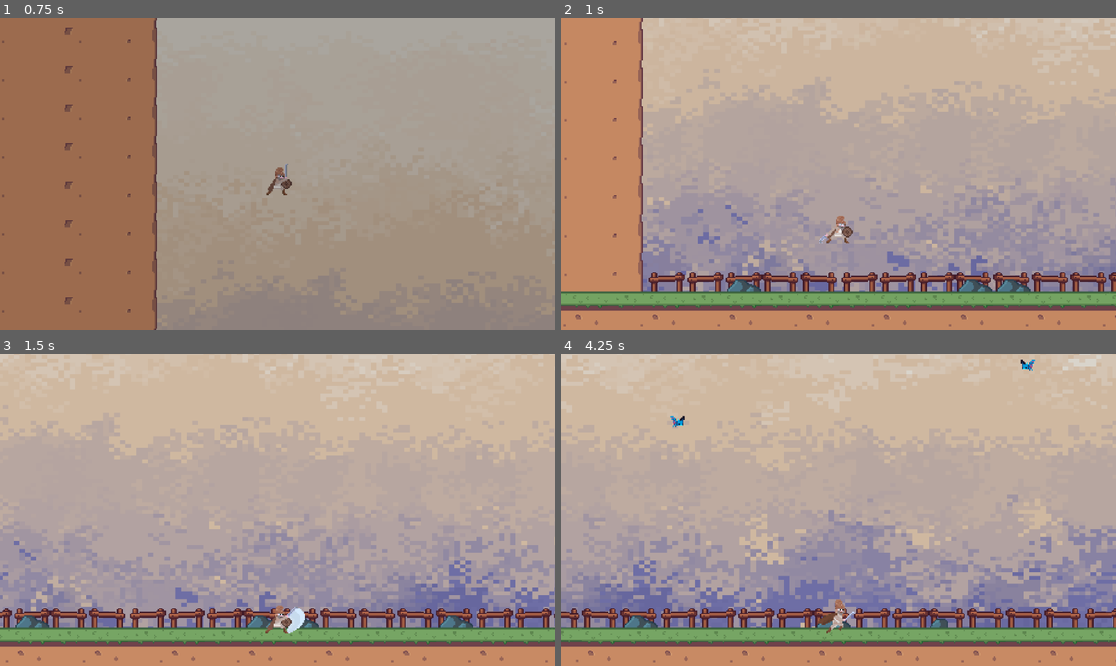
Above: before the commit, frames 1-4 (two rows, left to right).
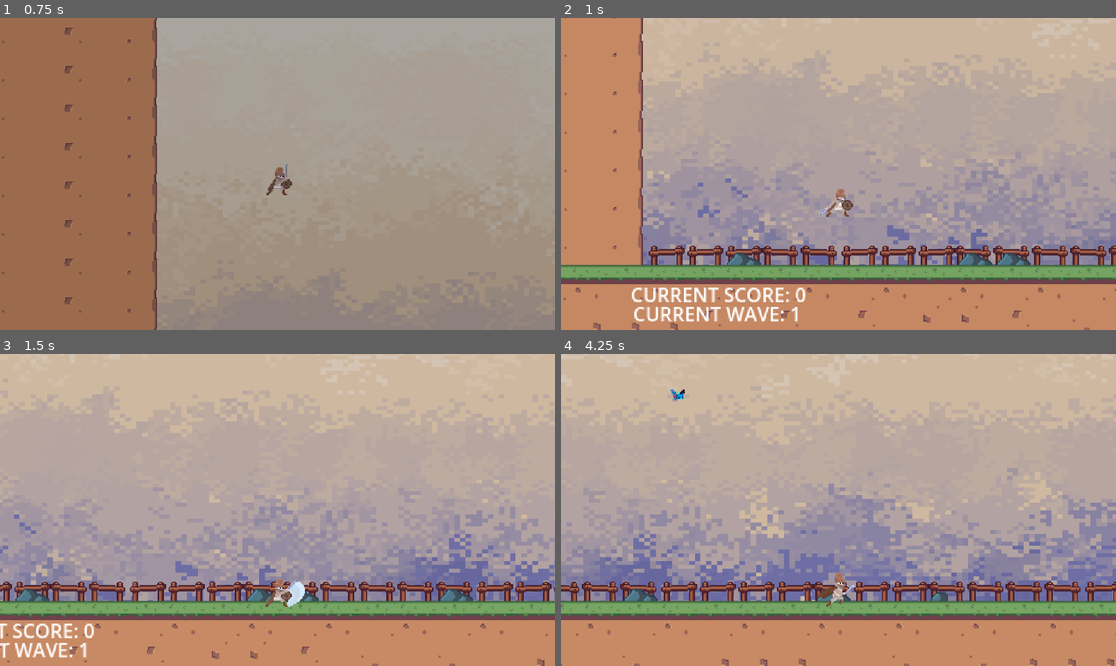
Above: after the commit, the same moments.

Repository: undeadskeleton/devworm_project
Game: Godot game, scene res://scene/stage_lvl.tscn
Same seed, same stepped clock (60 frames per second), same inputs: the game is played once before the commit and once after it.
Inputs (mouse positions are in pixels of both pictures, inside the frame that each line leads up to):
- Up to frame 1 (0.75 s): move the mouse to (399, 158) at 0.52 s; hold D (right) from 0.53 s (still down); click (399, 158) at 0.6 s
- Up to frame 2 (1 s): keep holding D (right); tap Space (jump) at 0.77 s
- Up to frame 3 (1.5 s): keep holding D (right); move the mouse to (166, 525) at 1.27 s; right-click (166, 525) at 1.35 s
- Up to frame 4 (4.25 s): tap Space (jump) at 1.52, 3.02, 3.77 s; move the mouse to (894, 441) at 2.02 s; release D (right) at 2.03 s; hold A (left) 2.03-2.78 s; click (894, 441) at 2.1 s; move the mouse to (810, 572) at 2.77 s; hold D (right) from 2.78 s (still down); right-click (810, 572) at 2.85 s; move the mouse to (1005, 556) at 3.52 s; click (1005, 556) at 3.6 s

Frame 1 is identical in both runs. In frame 2, 24% of the frame differs, in the area x 0-100%, y 0-100%; in frame 3, 26%; in frame 4, 31%.

Commit message:
added a scoring system
added a scoring system to track high,previous,current and current wave and display it in lobby and stage scene
using richtextlable

Diff:
--- a/project.godot
+++ b/project.godot
@@ -12,7 +12,7 @@
 
 config/name="devworm project"
 run/main_scene="res://scene/stage_lvl.tscn"
-config/features=PackedStringArray("4.2", "GL Compatibility")
+config/features=PackedStringArray("4.3", "GL Compatibility")
 config/icon="res://icon.svg"
 
 [autoload]
@@ -23,19 +23,19 @@
 
 left={
 "deadzone": 0.5,
-"events": [Object(InputEventKey,"resource_local_to_scene":fa …(171 unchanged characters)… keycode":65,"key_label":0,"unicode":97,"echo":false,"script":null)
-, Object(InputEventKey,"resource_local_to_scene":false,"reso …(166 unchanged characters)… ode":4194319,"key_label":0,"unicode":0,"echo":false,"script":null)
+"events": [Object(InputEventKey,"resource_local_to_scene":fa …(171 unchanged characters)… keycode":65,"key_label":0,"unicode":97,"location":0,"echo":false,"script":null)
+, Object(InputEventKey,"resource_local_to_scene":false,"reso …(166 unchanged characters)… ode":4194319,"key_label":0,"unicode":0,"location":0,"echo":false,"script":null)
 ]
 }
 right={
 "deadzone": 0.5,
-"events": [Object(InputEventKey,"resource_local_to_scene":fa …(172 unchanged characters)… eycode":68,"key_label":0,"unicode":100,"echo":false,"script":null)
-, Object(InputEventKey,"resource_local_to_scene":false,"reso …(166 unchanged characters)… ode":4194321,"key_label":0,"unicode":0,"echo":false,"script":null)
+"events": [Object(InputEventKey,"resource_local_to_scene":fa …(172 unchanged characters)… eycode":68,"key_label":0,"unicode":100,"location":0,"echo":false,"script":null)
+, Object(InputEventKey,"resource_local_to_scene":false,"reso …(166 unchanged characters)… ode":4194321,"key_label":0,"unicode":0,"location":0,"echo":false,"script":null)
 ]
 }
 jump={
 "deadzone": 0.5,
-"events": [Object(InputEventKey,"resource_local_to_scene":fa …(171 unchanged characters)… keycode":32,"key_label":0,"unicode":32,"echo":false,"script":null)
+"events": [Object(InputEventKey,"resource_local_to_scene":fa …(171 unchanged characters)… keycode":32,"key_label":0,"unicode":32,"location":0,"echo":false,"script":null)
 ]
 }
 right_mouse={
--- /dev/null
+++ b/scene/current_score.gd
@@ -0,0 +1,7 @@
+extends RichTextLabel
+
+var defult_text = "CURRENT SCORE: "
+
+func _process(delta: float) -> void:
+	var display_text = str(defult_text,str(GlobalScript.current_score))
+	self.text = display_text
--- /dev/null
+++ b/scene/current_wave.gd
@@ -0,0 +1,6 @@
+extends RichTextLabel
+var defult_text = "CURRENT WAVE: "
+
+func _process(delta: float) -> void:
+	var display_text = str(defult_text,str(GlobalScript.current_wave))
+	self.text = display_text
--- /dev/null
+++ b/scene/highscore.gd
@@ -0,0 +1,7 @@
+extends RichTextLabel
+
+var defult_text = "HIGH SCORE: "
+
+func _process(delta: float) -> void:
+	var display_text = str(defult_text,str(GlobalScript.high_score))
+	self.text = display_text
--- a/scene/lobby_lvl.tscn
+++ b/scene/lobby_lvl.tscn
@@ -8,6 +8,8 @@
 [ext_resource type="Texture2D" uid="uid://dwnxil6eedh7d" path="res://assets/Tree1.png" id="4_v8jl8"]
 [ext_resource type="PackedScene" uid="uid://wovkjidshlch" path="res://scene/player.tscn" id="6_1cmht"]
 [ext_resource type="PackedScene" uid="uid://dfurcfg10wi2b" path="res://scene/scene_transition_animation.tscn" id="8_oqape"]
+[ext_resource type="Script" path="res://scene/previousscore.gd" id="9_37omf"]
+[ext_resource type="Script" path="res://scene/highscore.gd" id="10_fis77"]
 
 [sub_resource type="TileSetAtlasSource" id="TileSetAtlasSource_w641i"]
 texture = ExtResource("1_ngla7")
@@ -81,6 +83,7 @@
 tile_set = SubResource("TileSet_ueq4k")
 format = 2
 layer_0/tile_data = PackedInt32Array(65545, 65536, 4, 65546, 131072, 4, 65547, 196608, 4, 131086, 65536, 1342177284, 19 …(550 unchanged characters)…
+layer_1/name = "Layer1"
 layer_1/tile_data = PackedInt32Array(196622, 65536, 0, 196623, 131072, 0, 196624, 196608, 0, 262161, 131072, 0, 262162, …(377 unchanged characters)…
 
 [node name="GroundTileMap" type="TileMap" parent="StaticBody2D"]
@@ -116,4 +119,22 @@
 
 [node name="scene_Transition_Animation" parent="." instance=ExtResource("8_oqape")]
 
+[node name="lobbyscoresystem" type="StaticBody2D" parent="."]
+
+[node name="previousscore" type="RichTextLabel" parent="lobbyscoresystem"]
+offset_left = 226.0
+offset_top = 12.0
+offset_right = 424.0
+offset_bottom = 47.0
+text = "PREVIOUS SCORE : 9999"
+script = ExtResource("9_37omf")
+
+[node name="highscore" type="RichTextLabel" parent="lobbyscoresystem"]
+offset_left = 262.0
+offset_top = -9.0
+offset_right = 414.0
+offset_bottom = 19.0
+text = "HIGH SCORE : 9999"
+script = ExtResource("10_fis77")
+
 [connection signal="body_entered" from="startGameDetection" to="." method="_on_start_game_detection_body_entered"]
--- a/scene/player.tscn
+++ b/scene/player.tscn
@@ -470,7 +470,7 @@
 limit_left = 30
 limit_top = -7
 limit_right = 1495
-limit_bottom = 576
+limit_bottom = 598
 
 [node name="playerDamageZone" type="Area2D" parent="."]
 
--- /dev/null
+++ b/scene/previousscore.gd
@@ -0,0 +1,8 @@
+extends RichTextLabel
+
+
+var defult_text = "PREVIOUS SCORE: "
+
+func _process(delta: float) -> void:
+	var display_text = str(defult_text,str(GlobalScript.previous_score))
+	self.text = display_text
--- a/scene/stage_lvl.tscn
+++ b/scene/stage_lvl.tscn
@@ -7,6 +7,8 @@
 [ext_resource type="PackedScene" uid="uid://df8hvsaxq6eqn" path="res://scene/bat_enemy.tscn" id="5_86mxp"]
 [ext_resource type="PackedScene" uid="uid://c2h1kgseqk6u5" path="res://scene/toxic_frog.tscn" id="6_nhkly"]
 [ext_resource type="PackedScene" uid="uid://dfurcfg10wi2b" path="res://scene/scene_transition_animation.tscn" id="6_q1sqt"]
+[ext_resource type="Script" path="res://scene/current_score.gd" id="8_wpp7l"]
+[ext_resource type="Script" path="res://scene/current_wave.gd" id="9_4lc8w"]
 
 [sub_resource type="TileSetAtlasSource" id="TileSetAtlasSource_pwdwb"]
 texture = ExtResource("1_relvn")
@@ -61,6 +63,7 @@
 tile_set = SubResource("TileSet_bowws")
 format = 2
 layer_0/tile_data = PackedInt32Array(0, 65536, 1, 1, 131072, 1, 2, 196608, 1, 3, 131072, 1, 4, 196608, 1, 5, 262144, 1, …(7045 unchanged characters)…
+layer_1/name = "Layer1"
 layer_1/tile_data = PackedInt32Array(1048590, 196608, 0, 1048591, 196608, 0, 1048603, 131072, 0, 1048609, 131072, 0, 1048610, 131072, 0, 1048613, 131072, 0, 1048600, 196608, 0, 1048595, 196608, 0, 1048584, 196608, 0)
 
 [node name="StaticBody2D" type="StaticBody2D" parent="."]
@@ -107,3 +110,21 @@
 
 [node name="frogSpawn2" type="Marker2D" parent="."]
 position = Vector2(1435, 511)
+
+[node name="stageScoresystem" type="StaticBody2D" parent="."]
+
+[node name="current_score" type="RichTextLabel" parent="stageScoresystem"]
+offset_left = 179.0
+offset_top = 557.0
+offset_right = 374.0
+offset_bottom = 587.0
+text = "CURRENT SCORE:99999"
+script = ExtResource("8_wpp7l")
+
+[node name="current_wave" type="RichTextLabel" parent="stageScoresystem"]
+offset_left = 181.0
+offset_top = 573.0
+offset_right = 371.0
+offset_bottom = 601.0
+text = "CURRENT WAVE : 99999"
+script = ExtResource("9_4lc8w")
--- a/scene/toxic_frog.gd
+++ b/scene/toxic_frog.gd
@@ -21,13 +21,14 @@
 var damage_taken : int
 var damage_done : int
 
+var points_for_kill : int = 250
 
 func _ready():
 	dead = false
 	is_chasing = true
 	is_attacking = false
 	is_taking_damage = false
-	allowed_to_take_damage = false
+	allowed_to_take_damage = true
 	is_roaming = true
 	player = GlobalScript.playerBody
 
@@ -77,6 +78,7 @@
 		is_roaming = false
 		animatedsprite.play("death")
 		await get_tree().create_timer(1).timeout
+		GlobalScript.current_score +=points_for_kill
 		self.queue_free()
 
 
@@ -93,9 +95,8 @@
 func _on_frog_hit_box_area_entered(area):
 	if area == GlobalScript.playerDamageZone:
 		damage_taken = GlobalScript.playerDamage
-		allowed_to_take_damage = true
-
-		taking_damage(damage_taken)
+		if allowed_to_take_damage:
+			taking_damage(damage_taken)
 
 func taking_damage(damage):
 	if !dead:
--- a/scripts/bat_enemy.gd
+++ b/scripts/bat_enemy.gd
@@ -13,6 +13,8 @@
 var is_roaming : bool
 var batDamage = 20
 
+var points_for_kill : int = 100
+
 func _ready():
 	pass
 
@@ -27,6 +29,7 @@
 
 	if dead and is_on_floor_only():
 		await get_tree().create_timer(3.0).timeout
+		GlobalScript.current_score +=points_for_kill
 		self.queue_free()
 	move(delta)
 	handle_animation()
--- a/scripts/global_script.gd
+++ b/scripts/global_script.gd
@@ -17,3 +17,7 @@
 
 var current_wave : int
 var moving_to_next_wave : bool
+
+var current_score : int
+var previous_score : int
+var high_score : int
--- a/scripts/player.gd
+++ b/scripts/player.gd
@@ -10,7 +10,7 @@
 var current_attack :bool
 var attack_type : String
 var weapon_ready : bool
-var health : int = 2000
+var health : int = 200
 var is_alive : bool
 var is_allowed_to_take_damage : bool
 var damage : int
@@ -74,6 +74,7 @@
 	if damage != 0:
 		if health > 0:
 			health -= damage
+			print(self,health)
 			if health <= 0:
 				health = 0
 				print("dead")
--- a/scripts/stage_lvl.gd
+++ b/scripts/stage_lvl.gd
@@ -25,7 +25,6 @@
 	proceed_to_next_wave()
 
 func proceed_to_next_wave():
-	print("currentNode: ",current_node," startingNode:",starting_node)
 	if current_node == starting_node:
 		print("current wave = ",current_wave)
 		if current_wave!=0:
@@ -83,11 +82,18 @@
 				mob_spawn_round -=1
 				await get_tree().create_timer(mob_wait_time).timeout
 	wave_spawn_end = true
-# Called every frame. 'delta' is the elapsed time since the previous frame.
+
+func update_Score():
+	GlobalScript.previous_score = GlobalScript.current_score
+	if GlobalScript.current_score > GlobalScript.high_score:
+		GlobalScript.high_score = GlobalScript.current_score
+	GlobalScript.current_score = 0
+
 func _process(delta):
 	if !GlobalScript.playerAlive:
 		sceneTransitionAnimation.play("fade_in")
 		await get_tree().create_timer(0.5).timeout
+		update_Score()
 		get_tree().change_scene_to_file("res://scene/lobby_lvl.tscn")
 	current_node = get_child_count()
 	if wave_spawn_end:
Not shown: 1 places in scene/lobby_lvl.tscn that only renumber resources
Not shown: 1 places in scene/stage_lvl.tscn that only renumber resources
